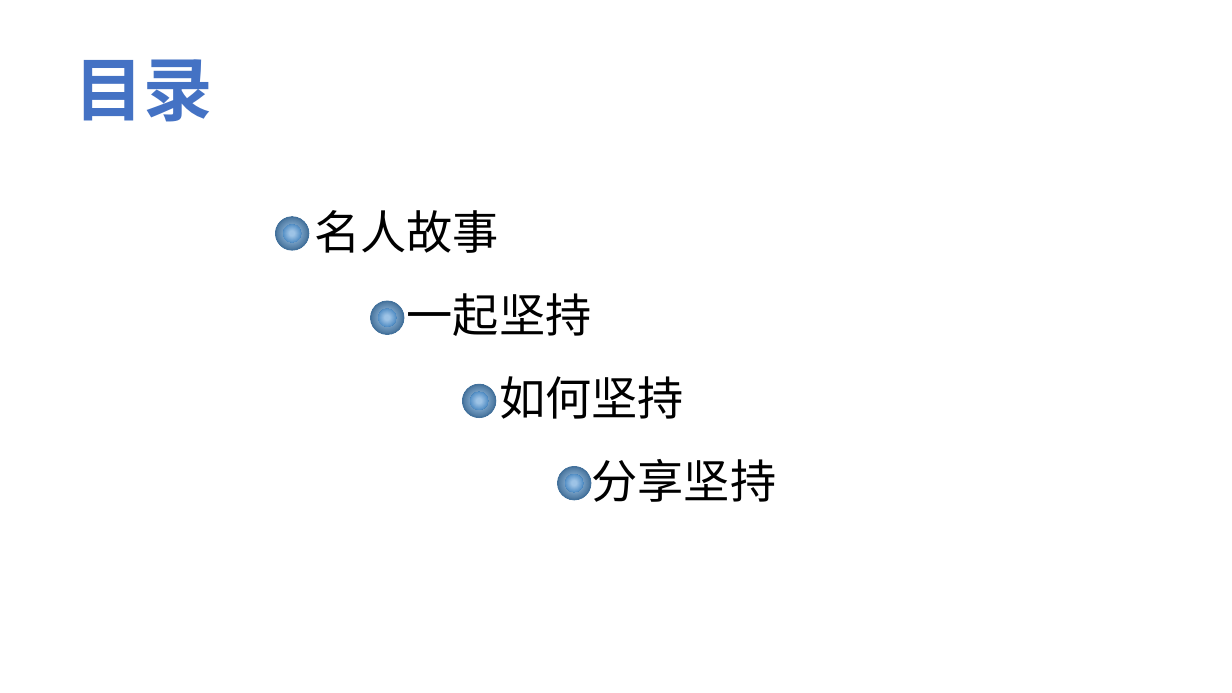
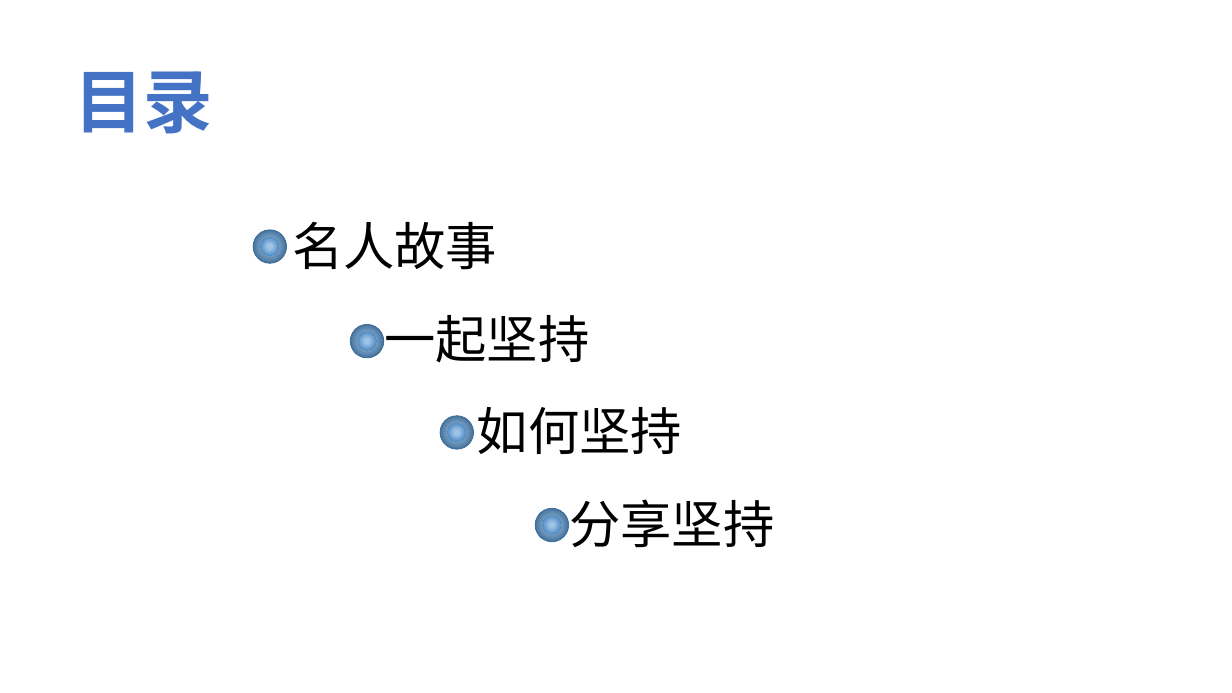
Before and after one commit to jeefies/ppt, a slide deck: slide 2 of 坚持.pptx. Drawn at 1232x693 pixels with LibreOffice and Linux fonts; fonts in the diff are those of the drawing. Boxes give left, top, right and bottom in pixels: in the first picture for what was removed or moved away, otherwise in the second. Text is boxed around its words. In the diff, an @@ line names an element or a change of style, - is before the commit and + after.

Commit message:
v3a

```diff
--- a/坚持.pptx
+++ b/坚持.pptx
@@ title "目录": place and size @@
-title "目录" at (75, 59, 214, 122)
+title "目录" at (75, 71, 214, 134)
@@ ellipse: place and size @@
-ellipse at (275, 217, 309, 250)
+ellipse at (253, 230, 287, 263)
@@ ellipse: place and size @@
-ellipse at (283, 225, 301, 243)
+ellipse at (261, 238, 279, 256)
@@ text "名人故事": place and size @@
-text "名人故事" at (314, 210, 777, 502)
+text "名人故事" at (292, 222, 774, 548)
@@ text "名人故事" at (292, 222, 774, 548): size 36 to 40 pt @@
@@ ellipse: place and size @@
-ellipse at (371, 301, 404, 335)
+ellipse at (350, 324, 384, 358)
@@ ellipse: place and size @@
-ellipse at (378, 309, 396, 327)
+ellipse at (358, 332, 376, 350)
@@ ellipse: place and size @@
-ellipse at (463, 384, 496, 418)
+ellipse at (441, 416, 474, 449)
@@ ellipse: place and size @@
-ellipse at (470, 392, 489, 410)
+ellipse at (448, 423, 467, 442)
@@ ellipse: place and size @@
-ellipse at (558, 467, 592, 500)
+ellipse at (535, 508, 568, 542)
@@ ellipse: place and size @@
-ellipse at (566, 474, 584, 493)
+ellipse at (543, 516, 561, 534)
```
